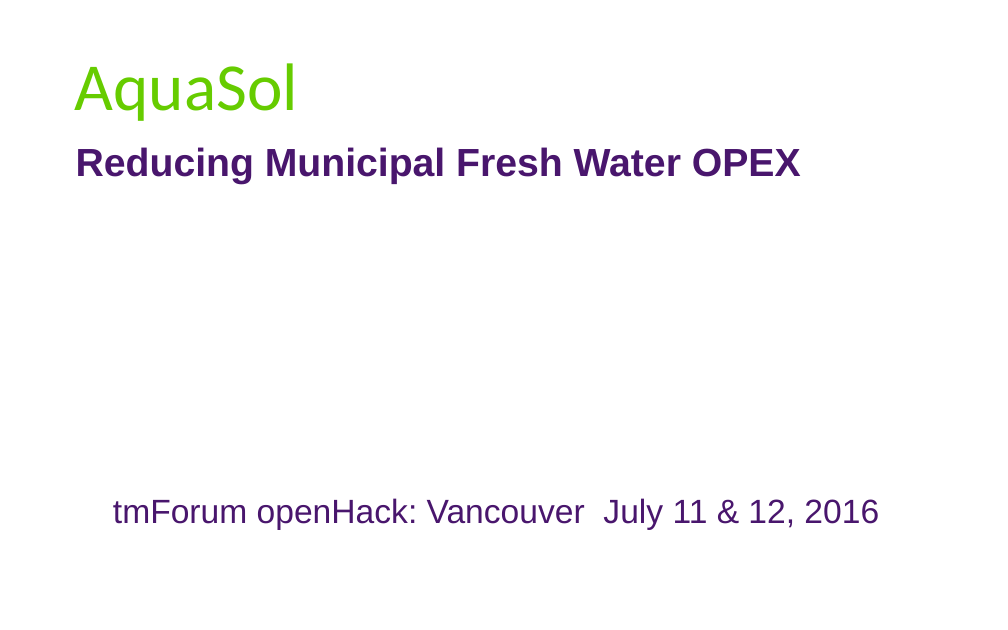
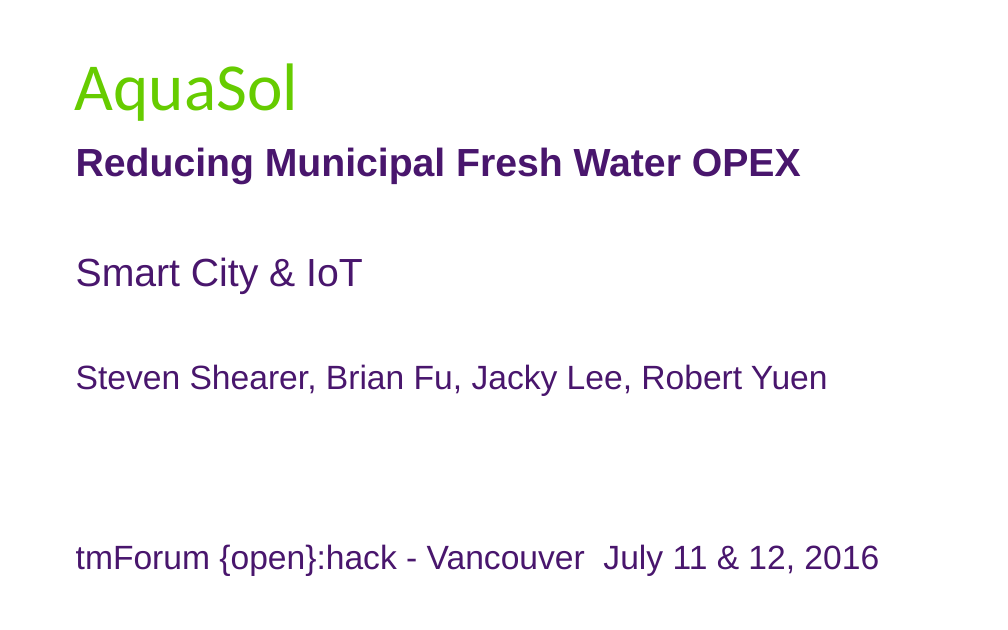
Before and after one commit to sshearer/Leaks, a slide deck: slide 1 of AquaSol.pptx. Drawn at 1008x630 pixels with LibreOffice and Linux fonts; fonts in the diff are those of the drawing. Boxes give left, top, right and bottom in pixels: in the first picture for what was removed or moved away, otherwise in the second. Text is boxed around its words. In the diff, an @@ line names an element or a change of style, - is before the commit and + after.

```diff
--- a/AquaSol.pptx
+++ b/AquaSol.pptx
@@ text at box(76, 257, 828, 396): paragraphs added @@
+Smart City & IoT
+Steven Shearer, Brian Fu, Jacky Lee, Robert Yuen
@@ text at box(76, 544, 879, 576): text changed @@
-tmForum openHack: Vancouver July 11 & 12, 2016
+tmForum {open}:hack - Vancouver July 11 & 12, 2016
```
Also in this commit, not shown: 1 other slide changed.
